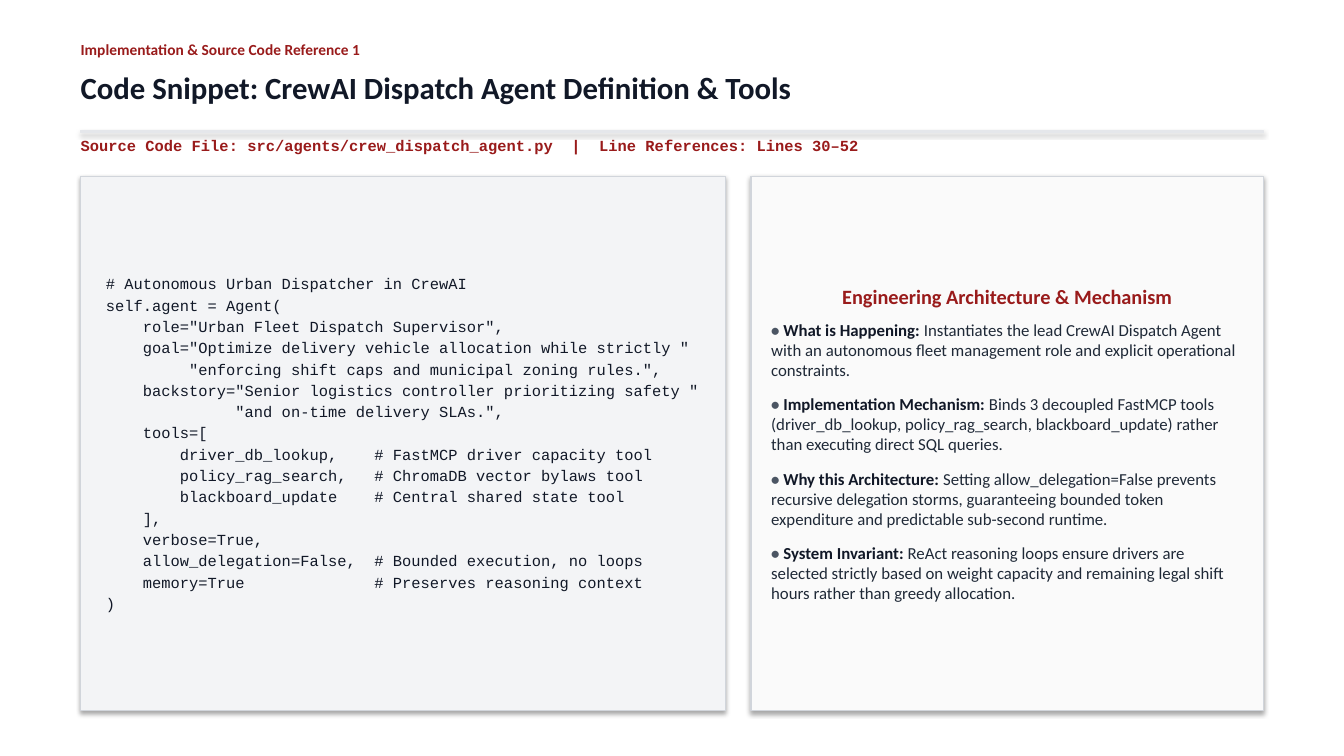
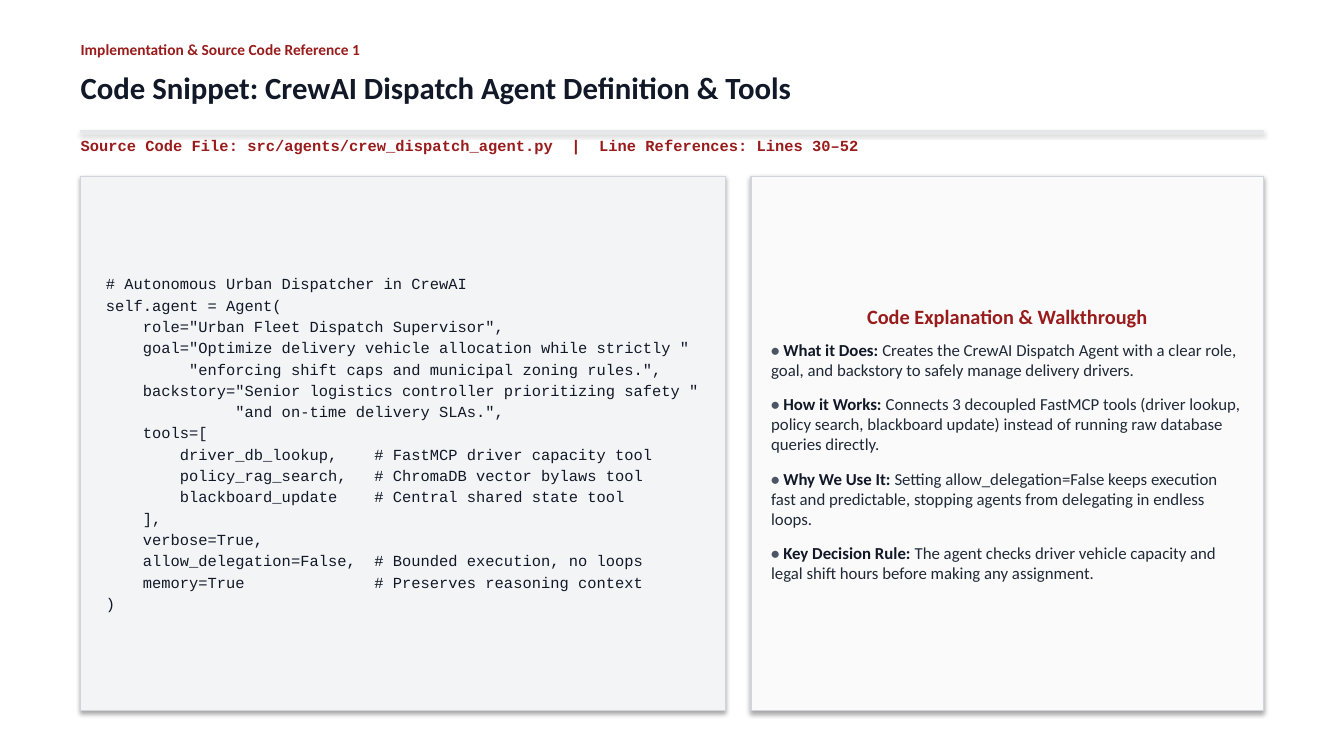
Before and after one commit to Akshat5091/DeliveryFleet-MAS, a slide deck: slide 6 of Eval 2 Documents/DeliveryFleet_MAS_Evaluation2_Master_Presentation.pptx. Drawn at 1344x756 pixels with LibreOffice and Linux fonts; fonts in the diff are those of the drawing. Boxes give left, top, right and bottom in pixels: in the first picture for what was removed or moved away, otherwise in the second. Text is boxed around its words. In the diff, an @@ line names an element or a change of style, - is before the commit and + after.

Commit message:
refactor: purge theoretical System Invariant jargon across all code slides in favor of plain human code walkthroughs

```diff
--- a/Eval 2 Documents/DeliveryFleet_MAS_Evaluation2_Master_Presentation.pptx
+++ b/Eval 2 Documents/DeliveryFleet_MAS_Evaluation2_Master_Presentation.pptx
@@ text in rectangle at bbox=[771, 309, 1240, 582]: text changed @@
-Engineering Architecture & Mechanism
-• What is Happening: Instantiates the lead CrewAI Dispatch Agent with an autonomous fleet management role and explicit operational constraints.
-• Implementation Mechanism: Binds 3 decoupled FastMCP tools (driver_db_lookup, policy_rag_search, blackboard_update) rather than executing direct SQL queries.
-• Why this Architecture: Setting allow_delegation=False prevents recursive delegation storms, guaranteeing bounded token expenditure and predictable sub-second runtime.
-• System Invariant: ReAct reasoning loops ensure drivers are selected strictly based on weight capacity and remaining legal shift hours rather than greedy allocation.
+Code Explanation & Walkthrough
+• What it Does: Creates the CrewAI Dispatch Agent with a clear role, goal, and backstory to safely manage delivery drivers.
+• How it Works: Connects 3 decoupled FastMCP tools (driver lookup, policy search, blackboard update) instead of running raw database queries directly.
+• Why We Use It: Setting allow_delegation=False keeps execution fast and predictable, stopping agents from delegating in endless loops.
+• Key Decision Rule: The agent checks driver vehicle capacity and legal shift hours before making any assignment.
```
Also in this commit, not shown: 4 other slides changed, 3 other files.
